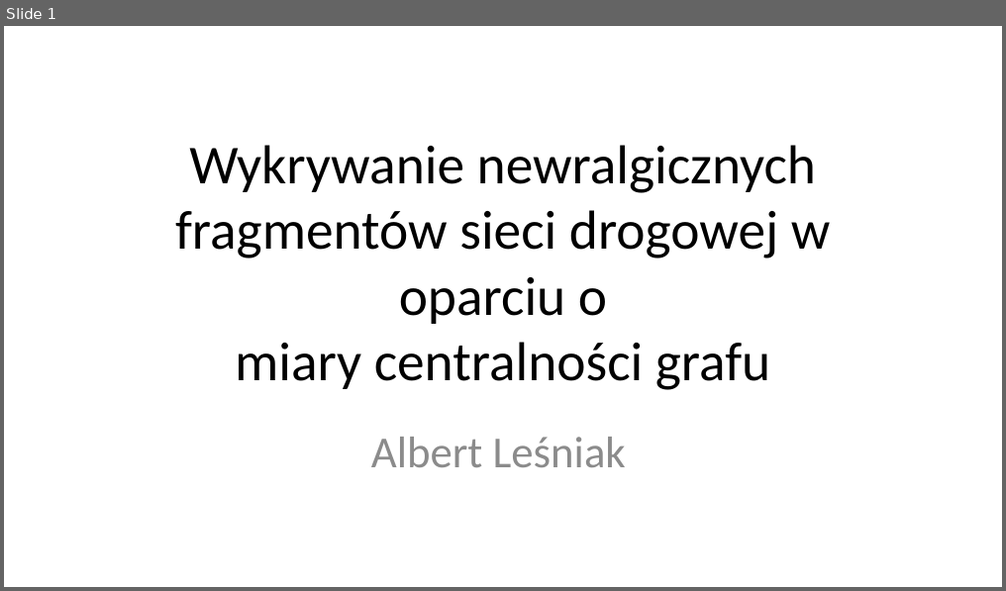
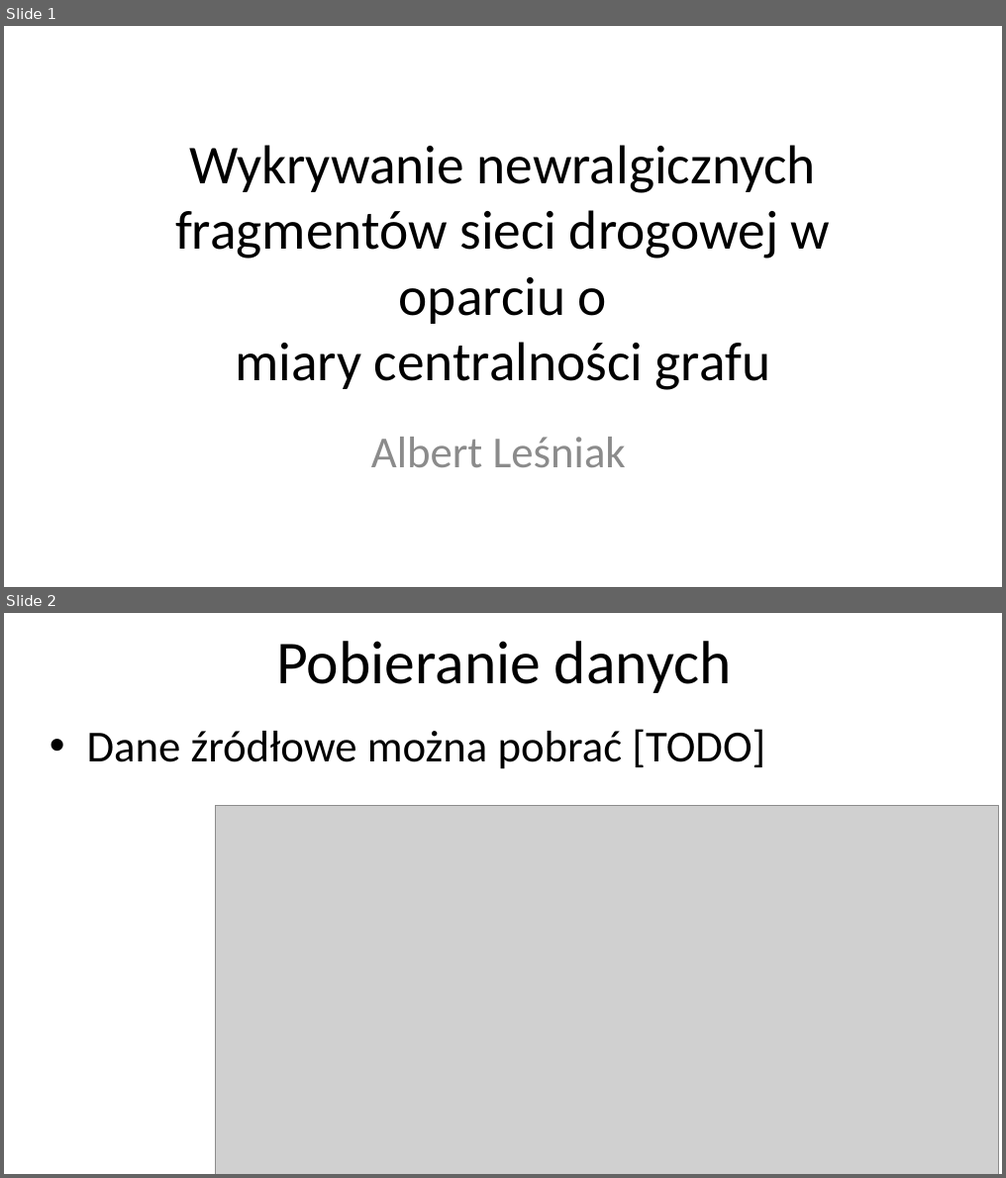
Before and after one commit to Albertll/PathViewer, a slide deck: Prezentacja.pptx. Shown one above the other, each under a label of ours: slide 1 before the commit, slides 1 and 2 after it. The pictures are 1006x591 and 1006x1178 pixels, drawn with LibreOffice and Linux fonts; fonts in the diff are those of the drawing; grey boxes stand for pictures. Boxes give left, top, right and bottom in pixels: in the first picture for what was removed or moved away, otherwise in the second. Text is boxed around its words. In the diff, an @@ line names an element or a change of style, - is before the commit and + after.

```diff
--- a/Prezentacja.pptx
+++ b/Prezentacja.pptx
@@ slide 2 added at (4,613,1002,1174), background #FFFFFF @@
@@ title added at (276,641,732,693), 44 pt, text #000000 @@
+Pobieranie danych
@@ text added at (87,729,765,769), 32 pt, text #000000 @@
+• Dane źródłowe można pobrać [TODO]
@@ picture added at (216,806,999,1174) @@
```
Also in this commit, not shown: 1 other slide added, 1 slide removed, 7 other files.
